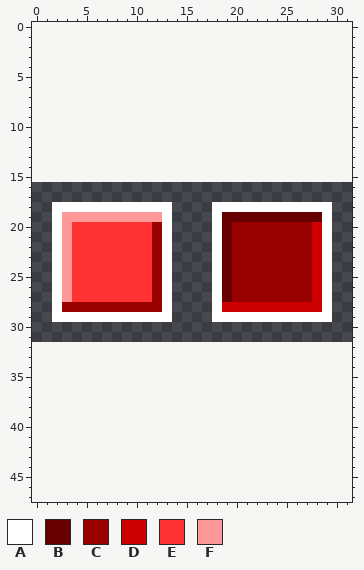
Pixel-art sprite, stored at assets/button.png. Above is the file before it was changed.
The file is 128x64 pixels, drawn in blocks of 4x4; one block is one cell here. The old version is drawn lined up with the new one, on the new canvas.
Palette (. is transparent): A #ffffff  B #660000  C #990000  D #cc0000  E #ff3333  F #ff9999
Pixels before, first column x 2:
18 AAAAAAAAAAAA....AAAAAAAAAAAA
19 AFFFFFFFFFFA....ABBBBBBBBBBA
20 AFEEEEEEEECA....ABCCCCCCCCDA
21 AFEEEEEEEECA....ABCCCCCCCCDA
22 AFEEEEEEEECA....ABCCCCCCCCDA
23 AFEEEEEEEECA....ABCCCCCCCCDA
24 AFEEEEEEEECA....ABCCCCCCCCDA
25 AFEEEEEEEECA....ABCCCCCCCCDA
26 AFEEEEEEEECA....ABCCCCCCCCDA
27 AFEEEEEEEECA....ABCCCCCCCCDA
28 ACCCCCCCCCCA....ADDDDDDDDDDA
29 AAAAAAAAAAAA....AAAAAAAAAAAA
The same view after the edit:
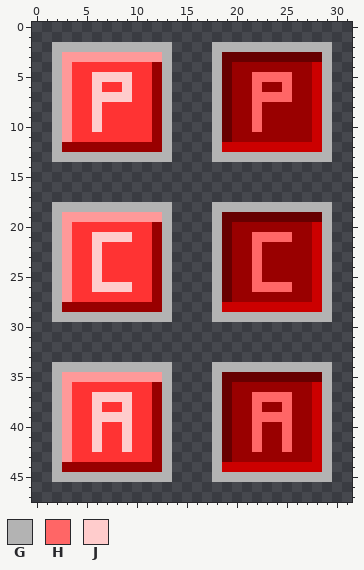
Colours new in this view: G #b3b3b3  H #ff6666  J #ffcccc
Change:
canvas 32x16 -> 32x48, the old top-left corner now at 0,16
y 2: x 2..13 ............ -> GGGGGGGGGGGG; x 18..29 ............ -> GGGGGGGGGGGG
y 3: x 2..13 ............ -> GFFFFFFFFFFG; x 18..29 ............ -> GBBBBBBBBBBG
y 4: x 2..13 ............ -> GFEEEEEEEECG; x 18..29 ............ -> GBCCCCCCCCDG
y 5: x 2..13 ............ -> GFEEJJJJEECG; x 18..29 ............ -> GBCCHHHHCCDG
y 6: x 2..13 ............ -> GFEEJEEJEECG; x 18..29 ............ -> GBCCHCCHCCDG
y 7: x 2..13 ............ -> GFEEJJJJEECG; x 18..29 ............ -> GBCCHHHHCCDG
y 8..10: x 2..13 ............ -> GFEEJEEEEECG; x 18..29 ............ -> GBCCHCCCCCDG
y 11: x 2..13 ............ -> GFEEEEEEEECG; x 18..29 ............ -> GBCCCCCCCCDG
y 12: x 2..13 ............ -> GCCCCCCCCCCG; x 18..29 ............ -> GDDDDDDDDDDG
y 13: x 2..13 ............ -> GGGGGGGGGGGG; x 18..29 ............ -> GGGGGGGGGGGG
y 18: x 2..13 AAAAAAAAAAAA -> GGGGGGGGGGGG; x 18..29 AAAAAAAAAAAA -> GGGGGGGGGGGG
y 19..20: x 2 A -> G; x 13 A -> G; x 18 A -> G; x 29 A -> G
y 21: x 2 A -> G; x 6..9 EEEE -> JJJJ; x 13 A -> G; x 18 A -> G; x 22..25 CCCC -> HHHH; x 29 A -> G
y 22..25: x 2 A -> G; x 6 E -> J; x 13 A -> G; x 18 A -> G; x 22 C -> H; x 29 A -> G
y 26: x 2 A -> G; x 6..9 EEEE -> JJJJ; x 13 A -> G; x 18 A -> G; x 22..25 CCCC -> HHHH; x 29 A -> G
y 27..28: x 2 A -> G; x 13 A -> G; x 18 A -> G; x 29 A -> G
y 29: x 2..13 AAAAAAAAAAAA -> GGGGGGGGGGGG; x 18..29 AAAAAAAAAAAA -> GGGGGGGGGGGG
y 34: x 2..13 ............ -> GGGGGGGGGGGG; x 18..29 ............ -> GGGGGGGGGGGG
y 35: x 2..13 ............ -> GFFFFFFFFFFG; x 18..29 ............ -> GBBBBBBBBBBG
y 36: x 2..13 ............ -> GFEEEEEEEECG; x 18..29 ............ -> GBCCCCCCCCDG
y 37: x 2..13 ............ -> GFEEJJJJEECG; x 18..29 ............ -> GBCCHHHHCCDG
y 38: x 2..13 ............ -> GFEEJEEJEECG; x 18..29 ............ -> GBCCHCCHCCDG
y 39: x 2..13 ............ -> GFEEJJJJEECG; x 18..29 ............ -> GBCCHHHHCCDG
y 40..42: x 2..13 ............ -> GFEEJEEJEECG; x 18..29 ............ -> GBCCHCCHCCDG
y 43: x 2..13 ............ -> GFEEEEEEEECG; x 18..29 ............ -> GBCCCCCCCCDG
y 44: x 2..13 ............ -> GCCCCCCCCCCG; x 18..29 ............ -> GDDDDDDDDDDG
y 45: x 2..13 ............ -> GGGGGGGGGGGG; x 18..29 ............ -> GGGGGGGGGGGG
Boxes around the changes in both pictures, in picture pixels (x1, y1, x2, y2):
added: (52, 42, 172, 162)
added: (212, 42, 332, 162)
changed: (52, 202, 172, 322)
changed: (212, 202, 332, 322)
added: (52, 362, 172, 482)
added: (212, 362, 332, 482)
